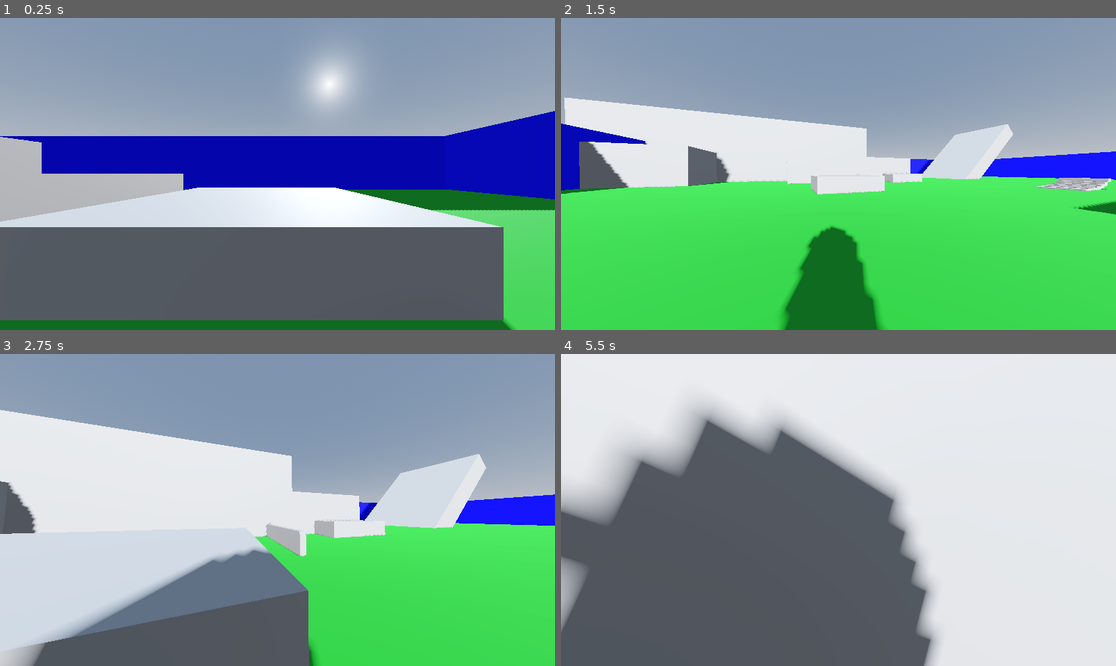
Above: before the commit, frames 1-4 (two rows, left to right).
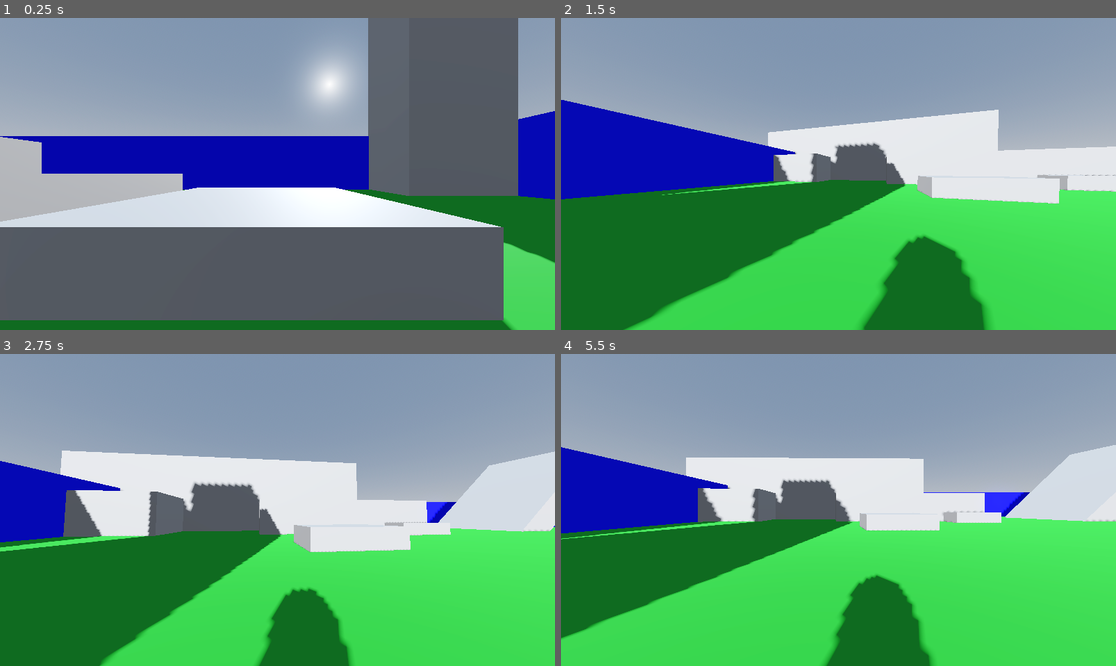
Above: after the commit, the same moments.

Repository: JuaaoA/FPS-test
Game: Godot game, scene res://Scenes/Levels/level0.tscn
Same seed, same stepped clock (60 frames per second), same inputs: the game is played once before the commit and once after it.
Inputs (mouse positions are in pixels of both pictures, inside the frame that each line leads up to):
- Up to frame 1 (0.25 s): no input
- Up to frame 2 (1.5 s): move the mouse to (866, 174) at 0.52 s; hold W (forward) from 0.53 s (still down); tap Q (fast_turn) at 0.6 s; move the mouse to (810, 174) at 1.27 s; tap Shift (dash) at 1.35 s
- Up to frame 3 (2.75 s): keep holding W (forward); tap Q (fast_turn) at 1.55, 2.1 s; move the mouse to (288, 503) at 2.02 s
- Up to frame 4 (5.5 s): keep holding W (forward); move the mouse to (832, 516) at 2.77 s; tap Q (fast_turn) at 2.85, 3.8, 4.35, 5.1 s; move the mouse to (877, 513) at 3.52 s; tap Shift (dash) at 3.6 s; move the mouse to (794, 506) at 4.27 s; move the mouse to (844, 510) at 5.02 s

The runs differ from the first frame. In frame 1, 17% of the frame differs, in the area x 2-100%, y 0-79%; in frame 2, 43%; in frame 3, 43%; in frame 4, 92%, in the area x 0-100%, y 0-100%.

Commit message:
Desenvolvimento fast turn + wallJump part 2 funcionando

Diff:
--- a/Scenes/Levels/level0.tscn
+++ b/Scenes/Levels/level0.tscn
@@ -66,6 +66,14 @@
 
 [node name="Box" type="CSGBox3D" parent="Enviroment" groups=["obstacle"]]
 transform = Transform3D(5.69337, 0, 0, 0, 5.69337, 0, 0, 0, 5.69337, 9.35502, -2.21432, -5.45441)
+use_collision = true
+
+[node name="Box5" type="CSGBox3D" parent="Enviroment" groups=["obstacle"]]
+transform = Transform3D(7.62645, 0, 0, 0, 26.2279, 0, 0, 0, 5.69337, 22.8331, 6.6786, -16.1579)
+use_collision = true
+
+[node name="Box6" type="CSGBox3D" parent="Enviroment" groups=["obstacle"]]
+transform = Transform3D(7.62645, 0, 0, 0, 26.2279, 0, 0, 0, 5.69337, 22.5415, 6.75035, -3.45931)
 use_collision = true
 
 [node name="Wall" type="CSGBox3D" parent="Enviroment"]
@@ -147,3 +155,4 @@
 size = Vector3(1.07092, 1, 1)
 
 [node name="Player" parent="." instance=ExtResource("1_pqmdv")]
+transform = Transform3D(1, 0, 0, 0, 1, 0, 0, 0, 1, 9.72349, -0.372417, -0.698689)
--- a/Scripts/Player/PlayerControl.gd
+++ b/Scripts/Player/PlayerControl.gd
@@ -12,6 +12,12 @@
 # Variável para contar quanto tempo o jogador está correndo
 var running_time = 0
 
+# Variável para contar quanto tempo o jogador está virando
+var turning_time = 0
+
+# Variável para o movimento de olhar do jogador
+var direction = 0
+
 # Constante para pulo
 const jump_velocity = 4.5
 
@@ -45,6 +51,10 @@
 
 # POSIÇÕES CLIMB
 var climb_target_pos = null
+
+# WALL CLIMB
+var wallclimb_horizontal_force = 8
+var wallclimb_vertical_force = 8
 
 # ROTAÇÃO FAST TURN
 var initial_head_rotation = null
@@ -55,6 +65,7 @@
 var climbing = false
 var vaulting = false
 var enable_gravity = true
+var can_look = true
 var turning = false
 
 # Objetos da camera e cabeça
@@ -74,8 +85,8 @@
 
 func _unhandled_input(event):
 
-	# Se o evento que acontecer for um movimento de mouse
-	if event is InputEventMouseMotion:
+	# Se o evento que acontecer for um movimento de mouse e se o jogador pode olhar
+	if event is InputEventMouseMotion and can_look:
 
 		# Rotacionar cabeça e camera
 		head.rotate_y(-event.relative.x * sensitivity)
@@ -224,7 +235,7 @@
 		# Definir velocidade vertical do jogador em 0 para evitar pulos involuntários
 		velocity.y = 0
 
-func _player_move(delta, direction):
+func _player_move(delta):
 	## Movimentos de parkour acontecem em prioridade, caso o jogador não esteja
 	## em nenhum movimento de parkour, será feito o movimento normal
 
@@ -313,13 +324,18 @@
 		# Se estiver no ar
 		else:
 			# Se estiver com uma parede ATRÁS do jogador
-			if (backwardsClimb):
-				# TODO -
-				print("BACKWARDS CLIMB")
-				print(backwardRaycast._get_collision_distance())
+			if (backwardsClimb and Input.is_action_pressed("forward")):
+
+				# Adicionar velocidade na direção que o jogador está vendo
+				velocity.x = direction.x * wallclimb_horizontal_force
+				velocity.z = direction.z * wallclimb_horizontal_force
+
+				# Adicionar velocidade na vertical
+				velocity.y = wallclimb_vertical_force
+
+				return
 
 			# Se estiver com uma parede na frente
-			## TODO
 			if (climb):
 
 				# Pegar o ponto da parede
@@ -385,23 +401,28 @@
 		# Definir a posição do objetivo
 		climb_target_pos = airClimb._get_new_climb_pos(region_climb)
 
-func _fast_turn():
+func _fast_turn(delta):
 	## PRIMEIRO DE TUDO, VERIFICAR SE OUTRAS AÇÕES ESTÃO SENDO REALIZADAS
 	# Se o jogador já estiver virando
 	if turning:
-
-		## REALIZAR A MOVIMENTAÇÃO TODO TERMINAR
-
-		#
+		# Realizar rotação de forma mais suave
 		head.rotation.y = lerp_angle(head.rotation.y, target_head_rotation, 0.3)
 
-
-		# Caso o jogador tenha virado
-		if rad_to_deg(head.rotation.y) == rad_to_deg(target_head_rotation):
+		# Calcular quanto tempo o jogador está virando
+		turning_time += delta
+
+		# Parar a rotação
+		if turning_time >= 0.28:
+
+			# Desativar o estado de girando
 			turning = false
+
+			# Anular as rotações
 			initial_head_rotation = null
 			target_head_rotation = null
 
+			# Permitir o jogador que olhe novamente
+			can_look = true
 		return
 
 	# o jogador não pode virar enquanto realiza vault
@@ -411,9 +432,6 @@
 	# Se o jogador pressionar o botão de virar
 	if Input.is_action_just_pressed("fast_turn"):
 
-		## TODO IMPLEMENTAR ESSA PORRA LOGO
-		print("QUICK TURN")
-
 		# Habilitar o estado de rotação
 		turning = true
 
@@ -426,6 +444,11 @@
 		# Resetar a corrida do jogador
 		running_time = 0
 
+		# Impedir o jogador de poder olhar em volta
+		can_look = false
+
+		# Contar quanto tempo o jogador está virando
+		turning_time = 0
 
 ## PARA FISICA DO JOGO
 func _physics_process(delta):
@@ -443,7 +466,7 @@
 	# Get the input direction and handle the movement/deceleration.
 	# As good practice, you should replace UI actions with custom gameplay actions.
 	var input_dir = Input.get_vector("left", "right", "forward", "backward")
-	var direction = (head.transform.basis * Vector3(input_dir.x, 0, input_dir.y)).normalized()
+	direction = (head.transform.basis * Vector3(input_dir.x, 0, input_dir.y)).normalized()
 
 	# Calcular a corrida automatica
 	_calculate_auto_running(delta)
@@ -455,10 +478,10 @@
 	_dash_input()
 
 	# Calcular o movimento
-	_player_move(delta, direction)
+	_player_move(delta)
 
 	# Verifica se o jogador apertou a tecla para virar rapidamente
-	_fast_turn()
+	_fast_turn(delta)
 
 	# Head bob
 	t_bob += delta * velocity.length() * float(is_on_floor())
